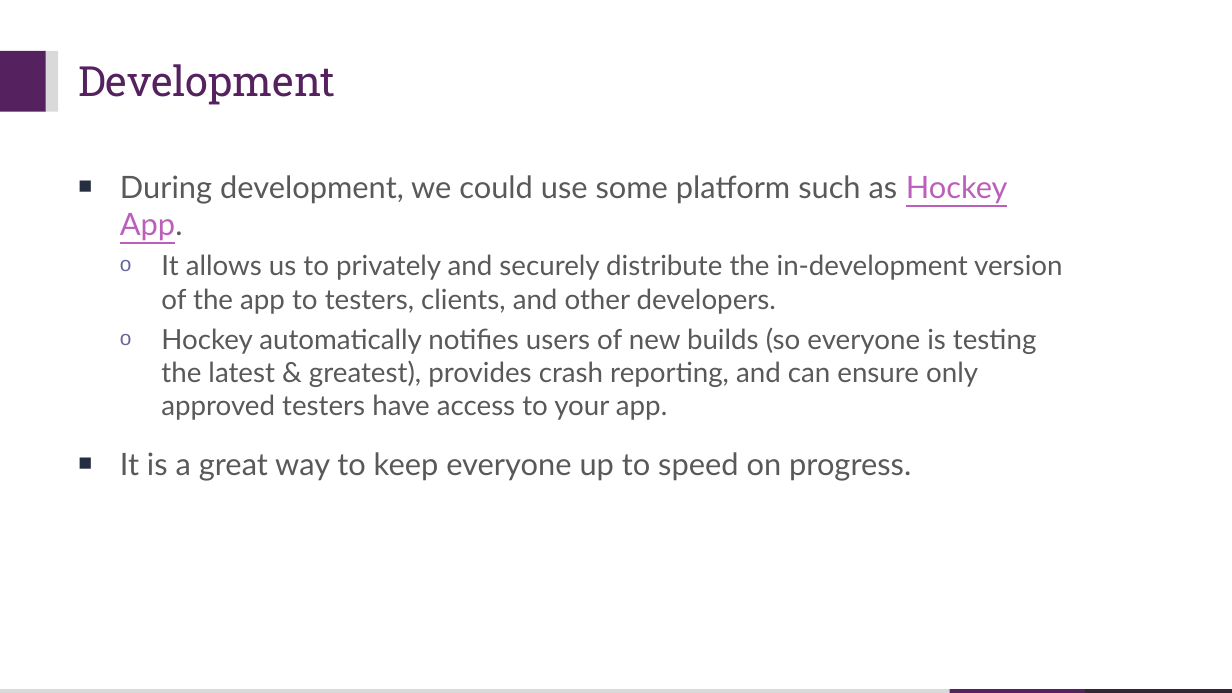
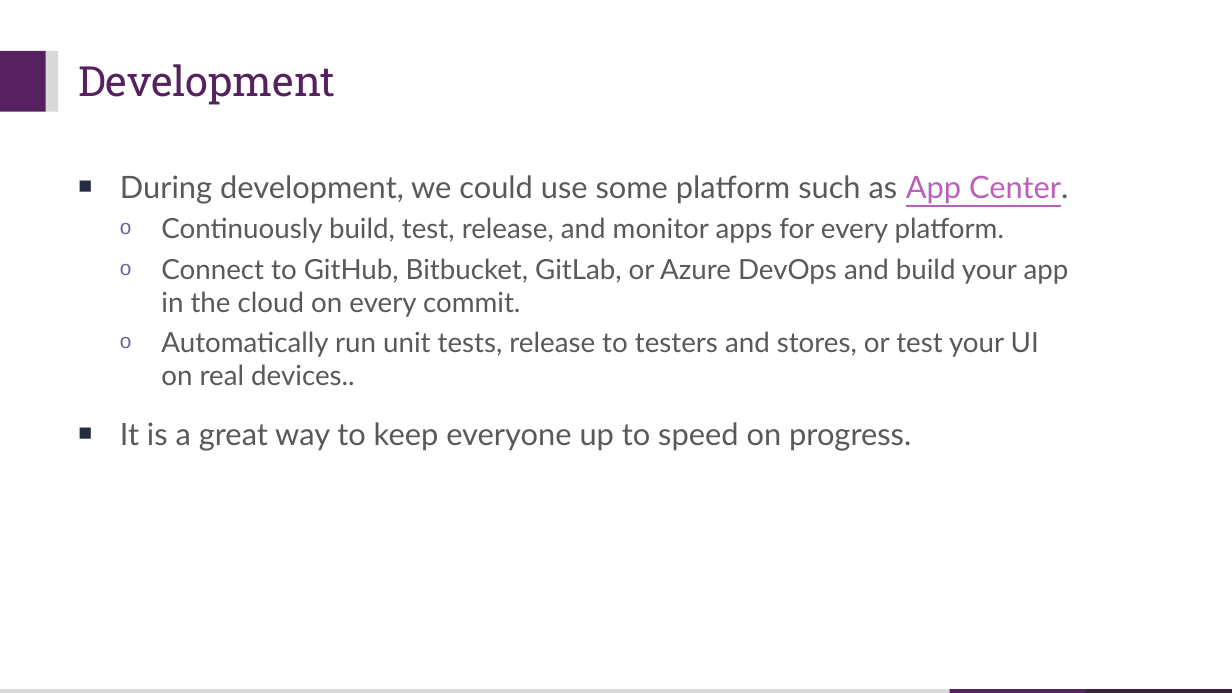
Before and after one commit to walkman617/IMD, a slide deck: slide 43 of Presentation/Pre1.2 MAD Process.pptx. Drawn at 1232x693 pixels with LibreOffice and Linux fonts; fonts in the diff are those of the drawing. Boxes give left, top, right and bottom in pixels: in the first picture for what was removed or moved away, otherwise in the second. Text is boxed around its words. In the diff, an @@ line names an element or a change of style, - is before the commit and + after.

```diff
--- a/Presentation/Pre1.2 MAD Process.pptx
+++ b/Presentation/Pre1.2 MAD Process.pptx
@@ text at box(120, 175, 1069, 385): text changed @@
-■ During development, we could use some platform such as Hockey App.
-  o It allows us to privately and securely distribute the in-development version of the app to testers, clients, and other developers.
-  o Hockey automatically notifies users of new builds (so everyone is testing the latest & greatest), provides crash reporting, and can ensure only approved testers have access to your app.
+■ During development, we could use some platform such as App Center.
+  o Continuously build, test, release, and monitor apps for every platform.
+  o Connect to GitHub, Bitbucket, GitLab, or Azure DevOps and build your app in the cloud on every commit.
+  o Automatically run unit tests, release to testers and stores, or test your UI on real devices..
```
Also in this commit, not shown: 2 other slides changed.
